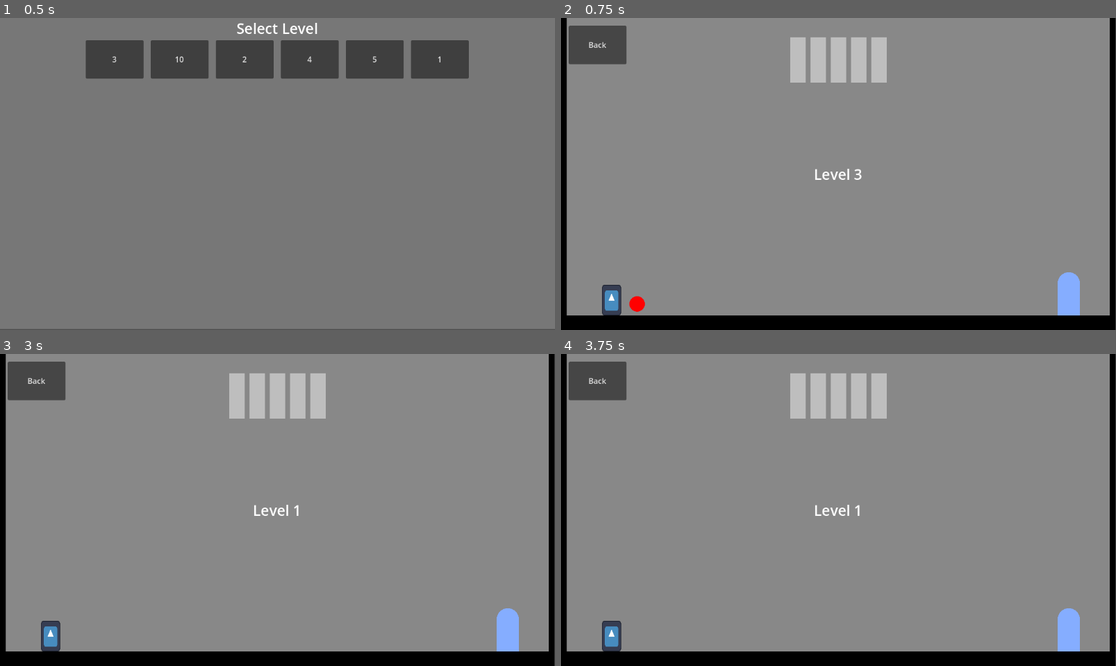
Above: before the commit, frames 1-4 (two rows, left to right).
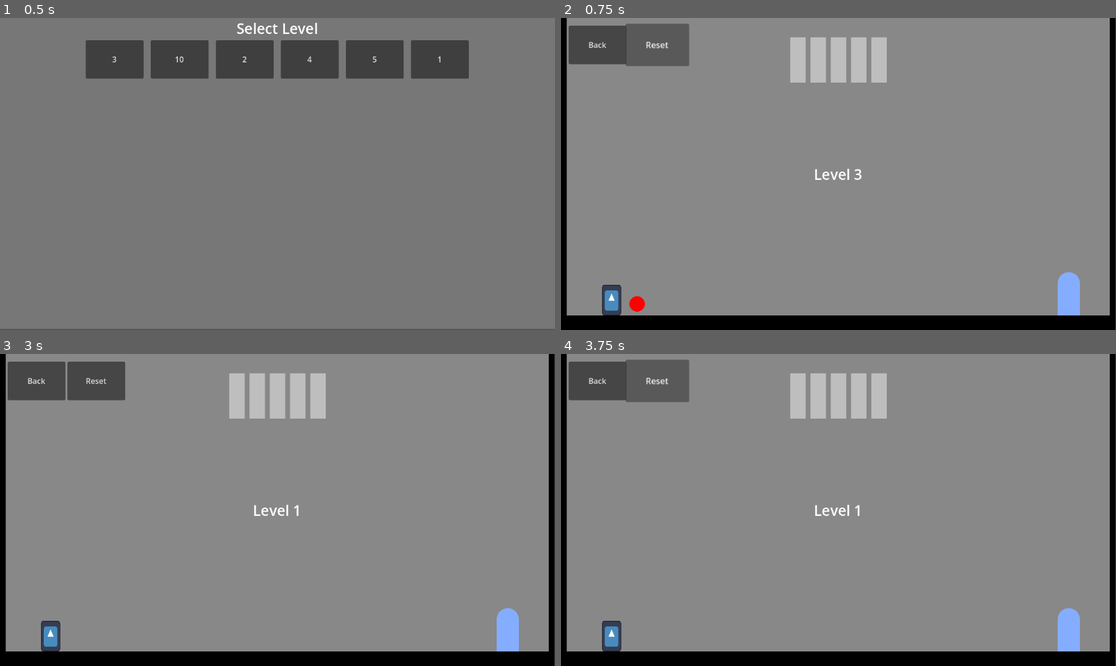
Above: after the commit, the same moments.

Repository: moaatt2/My-First-Game
Game: Godot game, scene res://scenes/level_select_screen.tscn
Same seed, same stepped clock (60 frames per second), same inputs: the game is played once before the commit and once after it. The engine's default icon, where the game draws it, is replaced by a stand-in: a white triangle on a blue panel in a dark square.
Inputs (mouse positions are in pixels of both pictures, inside the frame that each line leads up to):
- Up to frame 1 (0.5 s): no input
- Up to frame 2 (0.75 s): click "3" at 0.5 s
- Up to frame 3 (3 s): click (94, 382) at 1.25 s, where only the run after the commit has a clickable "Reset"; click "Back" at 2 s; click "1" at 2.75 s
- Up to frame 4 (3.75 s): click (655, 382) at 3.5 s, where only the run after the commit has a clickable "Reset"

Frame 1 is identical in both runs. In frame 2, 1.5% of the frame differs, in the area x 11-24%, y 1-16%; in frame 3, 1.3%; in frame 4, 1.5%.

Commit message:
Add reset button to levels.

Diff:
--- a/levels/level_01.tscn
+++ b/levels/level_01.tscn
@@ -1,9 +1,10 @@
-[gd_scene load_steps=8 format=3 uid="uid://d1jto5xje8v3o"]
+[gd_scene load_steps=9 format=3 uid="uid://d1jto5xje8v3o"]
 
 [ext_resource type="PackedScene" uid="uid://b8826of3fxi4n" path="res://scenes/level_button.tscn" id="1_vn7o3"]
 [ext_resource type="PackedScene" uid="uid://5e27c4l0dy1t" path="res://scenes/player.tscn" id="2_mckh2"]
 [ext_resource type="PackedScene" uid="uid://c1peiq0gsxjlc" path="res://scenes/exit_door.tscn" id="3_81a5f"]
 [ext_resource type="PackedScene" uid="uid://btr7kck0a27wx" path="res://scenes/info_overlay.tscn" id="3_gg43x"]
+[ext_resource type="PackedScene" uid="uid://cu4qfg7h0n5an" path="res://scenes/reset_button.tscn" id="5_mllcm"]
 
 [sub_resource type="QuadMesh" id="QuadMesh_ty3hu"]
 
@@ -36,6 +37,12 @@
 offset_bottom = 96.0
 text = "Back"
 level_path = "uid://ddcb3d6iub6se"
+
+[node name="Reset Button" parent="." instance=ExtResource("5_mllcm")]
+offset_left = 140.0
+offset_top = 16.0
+offset_right = 260.0
+offset_bottom = 96.0
 
 [node name="Floor" type="StaticBody2D" parent="."]
 position = Vector2(0.9999914, -3.8146973e-06)
--- a/levels/level_02.tscn
+++ b/levels/level_02.tscn
@@ -16,6 +16,9 @@
 [node name="Label" parent="CenterContainer" index="0"]
 text = "Level 2"
 
+[node name="Reset Button" parent="." index="3"]
+level_path = "uid://5nb3osh5xkkw"
+
 [node name="Obstacle 1" type="StaticBody2D" parent="." index="6"]
 position = Vector2(100.99914, -4848.0005)
 scale = Vector2(10000, 10000)
--- a/levels/level_03.tscn
+++ b/levels/level_03.tscn
@@ -8,5 +8,8 @@
 [node name="Label" parent="CenterContainer" index="0"]
 text = "Level 3"
 
+[node name="Reset Button" parent="." index="3"]
+level_path = "uid://b464np1hui7xa"
+
 [node name="Dash" parent="." index="7" instance=ExtResource("3_p0vsl")]
 position = Vector2(158, 594)
--- a/levels/level_04.tscn
+++ b/levels/level_04.tscn
@@ -16,6 +16,9 @@
 
 [node name="Label" parent="CenterContainer" index="0"]
 text = "Level 4"
+
+[node name="Reset Button" parent="." index="3"]
+level_path = "uid://pfn664jusae5"
 
 [node name="Obstacle 1" type="StaticBody2D" parent="." index="8"]
 position = Vector2(100.99914, -4848.0005)
--- a/levels/level_05.tscn
+++ b/levels/level_05.tscn
@@ -12,6 +12,9 @@
 
 [node name="Label" parent="CenterContainer" index="0"]
 text = "Level 5"
+
+[node name="Reset Button" parent="." index="3"]
+level_path = "uid://bcqpu5rrnu8a4"
 
 [node name="Jump" parent="." index="7" instance=ExtResource("2_fl8gq")]
 position = Vector2(50, 590)
--- a/levels/level_10.tscn
+++ b/levels/level_10.tscn
@@ -9,3 +9,9 @@
 
 [node name="Label" parent="CenterContainer" index="0"]
 text = "Level 10"
+
+[node name="Reset Button" parent="." index="3"]
+level_path = "uid://dpl0jyyesjjep"
+
+[node name="CollisionShape2D" parent="Right Wall" index="1"]
+position = Vector2(0.050000086, 3.57)
